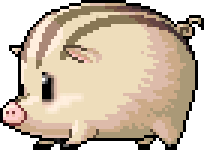
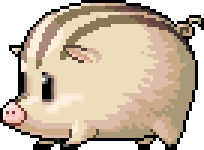
Before/after of a 204 × 150 layered artwork. What changed in the layer stack:
added layer "ojo derecho" above "ojo izquierdo" over [21, 72, 33, 96]
painted on "Cuerpo" over [21, 84, 27, 96]
